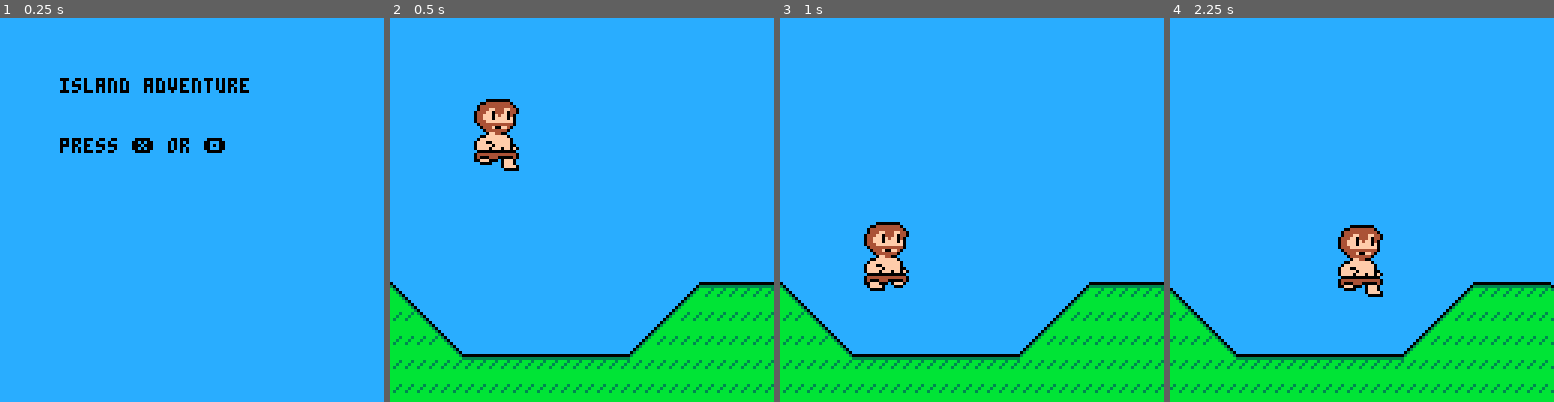
Above: before the commit, frames 1-4 (left to right).
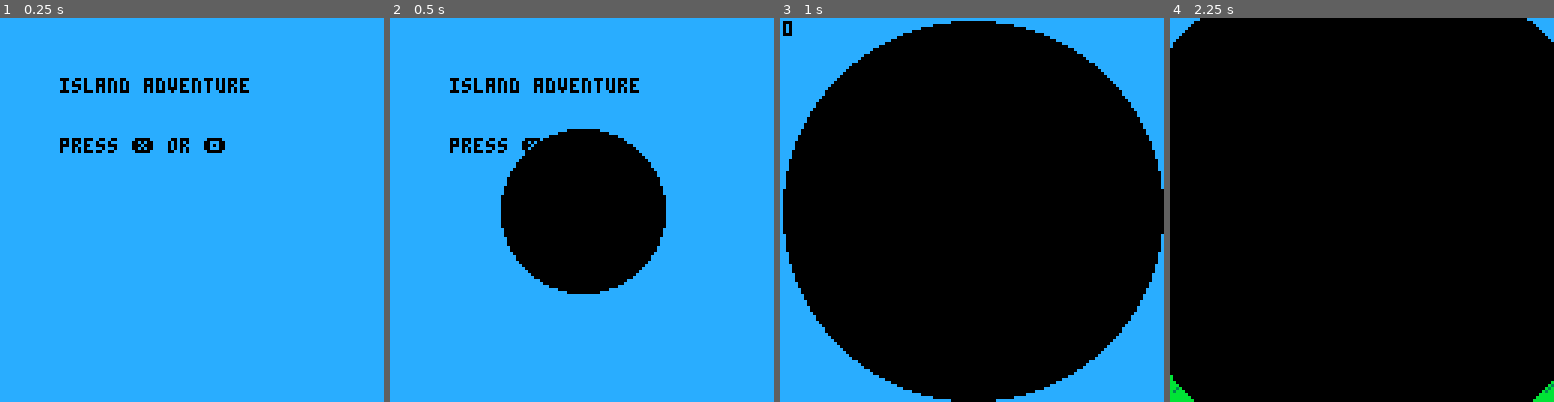
Above: after the commit, the same moments.

Repository: paloblanco/islandgame
Game: PICO-8 cartridge island.p8
Same seed, same stepped clock (60 frames per second), same inputs: the game is played once before the commit and once after it.
Inputs:
- Up to frame 1 (0.25 s): no input
- Up to frame 2 (0.5 s): tap X (X key) at 0.33 s
- Up to frame 3 (1 s): tap O (Z key) at 0.7 s
- Up to frame 4 (2.25 s): tap X (X key) at 1.07, 1.85 s; hold Right 1.6-2.1 s; tap O (Z key) at 1.7, 2.1 s

Frame 1 is identical in both runs. In frame 2, 37% of the frame differs, in the area x 0-100%, y 15-100%; in frame 3, 86%; in frame 4, 98%, in the area x 0-100%, y 0-100%.

Commit message:
transitions

Diff:
--- a/island.p8
+++ b/island.p8
@@ -32,7 +32,7 @@
 	map2()
 	draw_p1(p1)
 	for f in all(fruits) do
-		spr(f[1],f[2],f[3],2,2)
+		spr(f.ix,f.x,f.y,2,2)
 	end
 	palt()
 end
@@ -53,7 +53,9 @@
 
 function update_title()
 	if btnp(4) or btnp(5) then
-		start_gameplay()
+		fade_out()
+		start_map()
+		fade_in()
 	end
 end
 
@@ -66,6 +68,45 @@
 function init_globals()
 	lives = 3
 	level_ix = 0
+end
+
+function fade_out()
+	local r = 0
+	while r < 90 do
+		circfill(64,64,r,0)
+		flip()
+		r += 3
+	end
+end
+
+function fade_in()
+	local r = 90
+	while r >= 0 do
+		_draw()
+		circfill(64,64,r,0)
+		flip()
+		r -= 3
+	end
+end
+
+-- map methods
+function start_map()
+--	init_globals()
+	_update60 = update_map
+	_draw = draw_map
+end
+
+function update_map()
+	if btnp(4) or btnp(5) then
+		fade_out()
+		start_gameplay()
+		fade_in()
+	end
+end
+
+function draw_map()
+	cls(12)
+	print(level_ix,1,1,0)
 end
 -->8
 -- player
@@ -119,7 +160,7 @@
 	end
 
 	local maxspeed = 1
-	if (p1.run) maxspeed = 2
+	if (p1.run) maxspeed = 1.5
 	if abs(p1.dx) > maxspeed then
 		p1.dx -= 0.3*sgn(p1.dx)
 	end
@@ -372,6 +413,19 @@
 fruit_kinds = {}
 -- ix,      name,health,points
 fruit_kinds[9]={"apple",2,20}
+fruit_kinds[7]={"flag",0,1000}
+
+
+function make_fruit(ix,x,y)
+ local f = {}
+	f.ix = ix
+	f.name = fruit_kinds[ix][1]
+	f.health = fruit_kinds[ix][2]
+	f.points = fruit_kinds[ix][3]
+	f.x = x
+	f.y = y
+	return f
+end
 
 
 function return_fruits(lvl)
@@ -385,9 +439,17 @@
 			end
 			x *= 8
 			y *= 8
-			add(fruits,{9,x,y})
-		end
-	end
+			add(fruits,make_fruit(9,x,y))
+		end
+	end
+	x=126
+	y=14
+	while mget2(x,y+1)>0 do
+		y -= 1
+	end
+	y *= 8
+	x *= 8
+	add(fruits,make_fruit(7,x,y))
 	return fruits
 end
 __gfx__
